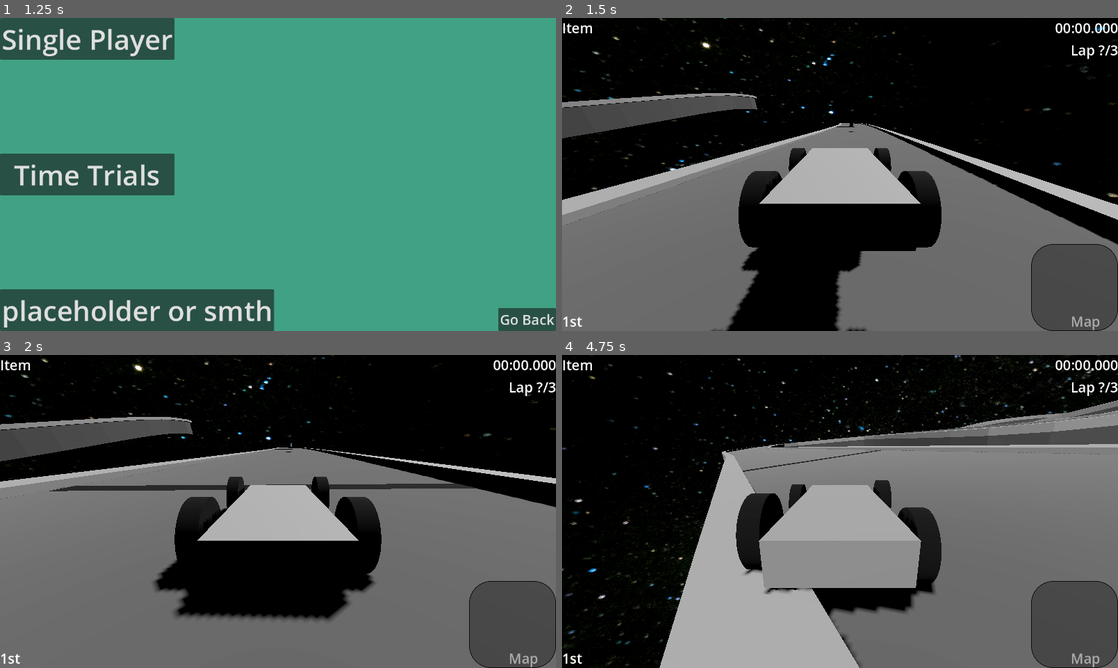
Above: before the commit, frames 1-4 (two rows, left to right).
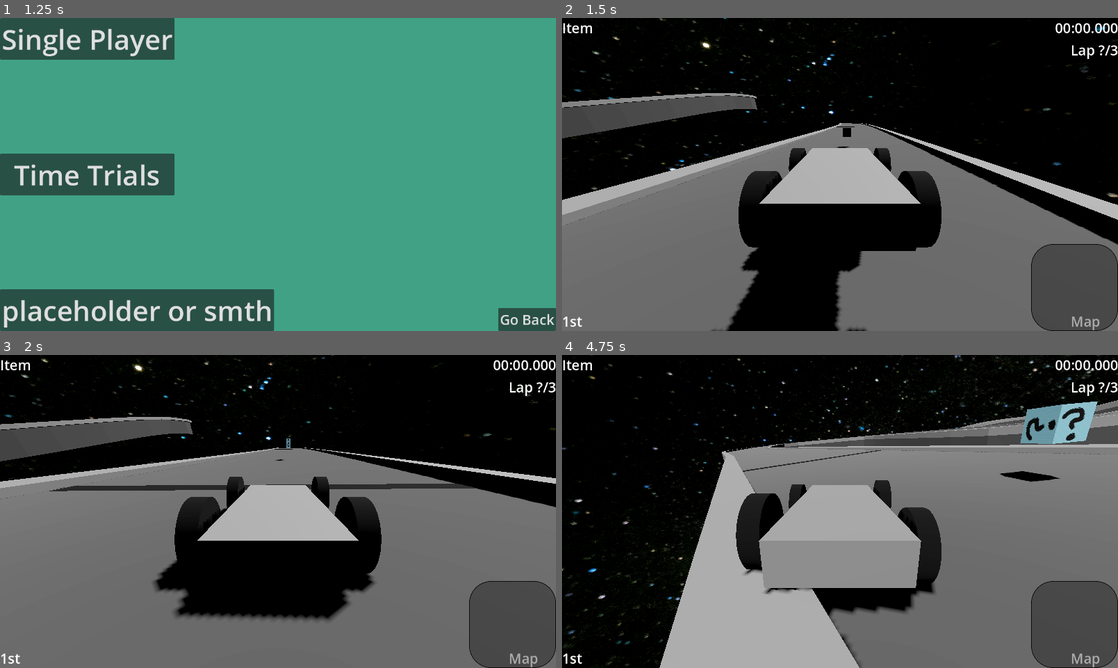
Above: after the commit, the same moments.

Repository: worcestertechnicalhighschool/kart-racer-origin
Game: Godot game, scene res://scenes/ui_scenes/menus/title_screen.tscn
Two runs of this game, one before a commit and one after it. Both use one fixed random seed, a clock stepped at 60 frames per second and the inputs below.
Inputs:
- Up to frame 1 (1.25 s): click "Single Player" at 0.5 s
- Up to frame 2 (1.5 s): click "Single Player" at 1.25 s
- Up to frame 3 (2 s): no input
- Up to frame 4 (4.75 s): hold D (right) 2.03-2.78 s; hold Shift (drift) 2.03-2.78 s; hold S (backward) 2.78-3.53 s; tap Shift (drift) at 2.85, 4.35 s; hold D (right) 3.53-4.28 s; hold Shift (drift) 3.53-4.28 s; hold W (forward) from 4.28 s (still down)

Frame 1 is identical in both runs. In frame 2, less than 0.1% of the frame differs, in the area x 49-53%, y 33-42%; in frame 3, less than 0.1%; in frame 4, 1.7%, in the area x 78-97%, y 14-41%.

Commit message:
animation wahoo

Diff:
--- a/scenes/map_scenes/curve_test.tscn
+++ b/scenes/map_scenes/curve_test.tscn
@@ -1,9 +1,8 @@
-[gd_scene load_steps=15 format=3 uid="uid://bydtpyflateb5"]
+[gd_scene load_steps=14 format=3 uid="uid://bydtpyflateb5"]
 
 [ext_resource type="PackedScene" uid="uid://dkuwcntbn4jl2" path="res://scenes/object_scenes/car.tscn" id="1_rflty"]
 [ext_resource type="Texture2D" uid="uid://b3jjiel6oe0xy" path="res://assets/images/skyboxes/skybox_finance.jpg" id="1_tl23f"]
 [ext_resource type="PackedScene" uid="uid://bgfoxm83j36w0" path="res://scenes/object_scenes/oil.tscn" id="3_85lhp"]
-[ext_resource type="PackedScene" uid="uid://4k54hc70v833" path="res://scenes/object_scenes/test_block.tscn" id="4_vwy1j"]
 [ext_resource type="PackedScene" uid="uid://bl7yp56hkp8e6" path="res://scenes/object_scenes/item_box.tscn" id="5_vu073"]
 
 [sub_resource type="PanoramaSkyMaterial" id="PanoramaSkyMaterial_tl4ks"]
@@ -133,7 +132,5 @@
 transform = Transform3D(1, 0, 0, 0, 1, 0, 0, 0, 1, -19.7655, 17.1795, -2.10855)
 shape = SubResource("ConvexPolygonShape3D_x5nv1")
 
-[node name="StaticBody3D" parent="." instance=ExtResource("4_vwy1j")]
-transform = Transform3D(1, 0, 0, 0, 1, 0, 0, 0, 1, 337.405, 18.7653, 231.962)
-
 [node name="ItemBox" parent="." instance=ExtResource("5_vu073")]
+transform = Transform3D(1, 0, 0, 0, 1, 0, 0, 0, 1, 346.981, 18.7061, 263.661)
--- a/scenes/object_scenes/item_box.tscn
+++ b/scenes/object_scenes/item_box.tscn
@@ -9,41 +9,12 @@
 
 [sub_resource type="BoxShape3D" id="BoxShape3D_4oaxx"]
 
-[sub_resource type="Animation" id="Animation_ebcok"]
-resource_name = "item_box_animation"
-length = 3.5
-loop_mode = 1
-tracks/0/type = "value"
-tracks/0/imported = false
-tracks/0/enabled = true
-tracks/0/path = NodePath(".:position")
-tracks/0/interp = 2
-tracks/0/loop_wrap = true
-tracks/0/keys = {
-"times": PackedFloat32Array(0, 1.5, 2, 3.5),
-"transitions": PackedFloat32Array(1, 1, 1, 1),
-"update": 0,
-"values": [Vector3(0, 0, 0), Vector3(0, 0.5, 0), Vector3(0, 0.530612, 0), Vector3(0, 0, 0)]
-}
-tracks/1/type = "value"
-tracks/1/imported = false
-tracks/1/enabled = true
-tracks/1/path = NodePath(".:rotation")
-tracks/1/interp = 1
-tracks/1/loop_wrap = true
-tracks/1/keys = {
-"times": PackedFloat32Array(0, 1.5, 3.5),
-"transitions": PackedFloat32Array(1, 1, 1),
-"update": 0,
-"values": [Vector3(0, 0, 0), Vector3(0, 3.14159, 0), Vector3(0, 6.28319, 0)]
-}
-
 [sub_resource type="Animation" id="Animation_je3f3"]
 length = 0.001
 tracks/0/type = "value"
 tracks/0/imported = false
 tracks/0/enabled = true
-tracks/0/path = NodePath(".:position")
+tracks/0/path = NodePath(".:rotation")
 tracks/0/interp = 1
 tracks/0/loop_wrap = true
 tracks/0/keys = {
@@ -52,17 +23,22 @@
 "update": 0,
 "values": [Vector3(0, 0, 0)]
 }
-tracks/1/type = "value"
-tracks/1/imported = false
-tracks/1/enabled = true
-tracks/1/path = NodePath(".:rotation")
-tracks/1/interp = 1
-tracks/1/loop_wrap = true
-tracks/1/keys = {
-"times": PackedFloat32Array(0),
-"transitions": PackedFloat32Array(1),
+
+[sub_resource type="Animation" id="Animation_ebcok"]
+resource_name = "item_box_animation"
+length = 3.5
+loop_mode = 1
+tracks/0/type = "value"
+tracks/0/imported = false
+tracks/0/enabled = true
+tracks/0/path = NodePath(".:rotation")
+tracks/0/interp = 1
+tracks/0/loop_wrap = true
+tracks/0/keys = {
+"times": PackedFloat32Array(0, 1.5, 3.5),
+"transitions": PackedFloat32Array(1, 1, 1),
 "update": 0,
-"values": [Vector3(0, 0, 0)]
+"values": [Vector3(0, 0, 0), Vector3(0, 3.14159, 0), Vector3(0, 6.28319, 0)]
 }
 
 [sub_resource type="AnimationLibrary" id="AnimationLibrary_qejuv"]
@@ -71,18 +47,16 @@
 "item_box_animation": SubResource("Animation_ebcok")
 }
 
-[node name="ItemBox" type="Node3D"]
+[node name="ItemBox" type="StaticBody3D"]
 script = ExtResource("1_a8dgl")
 
-[node name="StaticBody3D" type="StaticBody3D" parent="."]
-
-[node name="CSGBox3D" type="CSGBox3D" parent="StaticBody3D"]
+[node name="CSGBox3D" type="CSGBox3D" parent="."]
 transform = Transform3D(-1, 0, -1.50996e-07, 0, 1, 0, 1.50996e-07, 0, -1, 0, 0, 0)
 material_override = SubResource("StandardMaterial3D_pcbnn")
 
-[node name="Area3D" type="Area3D" parent="StaticBody3D"]
+[node name="Area3D" type="Area3D" parent="."]
 
-[node name="CollisionShape3D" type="CollisionShape3D" parent="StaticBody3D/Area3D"]
+[node name="CollisionShape3D" type="CollisionShape3D" parent="Area3D"]
 transform = Transform3D(1, 0, 0, 0, 2, 0, 0, 0, 1, 0, 0, 0)
 shape = SubResource("BoxShape3D_4oaxx")
 
@@ -92,4 +66,4 @@
 }
 autoplay = "item_box_animation"
 
-[connection signal="body_entered" from="StaticBody3D/Area3D" to="." method="_on_area_3d_body_entered"]
+[connection signal="body_entered" from="Area3D" to="." method="_on_area_3d_body_entered"]
--- a/scenes/object_scenes/test_block.tscn
+++ b/scenes/object_scenes/test_block.tscn
@@ -6,16 +6,8 @@
 albedo_texture = ExtResource("1_juruu")
 texture_filter = 0
 
-[sub_resource type="BoxShape3D" id="BoxShape3D_jiic5"]
+[node name="TestBlock" type="StaticBody3D"]
 
-[node name="StaticBody3D" type="StaticBody3D"]
-
-[node name="CSGBox3D2" type="CSGBox3D" parent="."]
+[node name="CSGBox3D" type="CSGBox3D" parent="."]
 transform = Transform3D(-1, 0, -8.74228e-08, 0, 1, 0, 8.74228e-08, 0, -1, 0, 0, 0)
 material_override = SubResource("StandardMaterial3D_3f5pk")
-
-[node name="Area3D2" type="Area3D" parent="."]
-
-[node name="CollisionShape3D" type="CollisionShape3D" parent="Area3D2"]
-transform = Transform3D(1, 0, 0, 0, 2, 0, 0, 0, 1, 0, 0, 0)
-shape = SubResource("BoxShape3D_jiic5")
--- a/scripts/item_box.gd
+++ b/scripts/item_box.gd
@@ -1,11 +1,46 @@
 extends Node3D
+
+@onready var original_position = position
+var tween_playing = false
 
 func _on_area_3d_body_entered(body: Node3D) -> void:
 	var inventory = body.find_child("Inventory")
 
-	print(inventory.get_property_list())
-
 	queue_free()
 
-func _process(delta: float) -> void:
-	print(position)
+func _process(_float) -> void:
+	if not tween_playing:
+		_start_tween()
+
+func _start_tween():
+	tween_playing = true
+
+	var position_tween_up = create_tween()
+	position_tween_up.set_trans(Tween.TRANS_QUAD)
+	position_tween_up.set_ease(Tween.EASE_IN)
+	position_tween_up.parallel().tween_property(
+		self,
+		"position",
+		Vector3(position.x, original_position.y + 0.5, position.z),
+		1.5
+	)
+
+	position_tween_up.tween_callback(_play_down_tween)
+
+func _play_down_tween():
+	await get_tree().create_timer(0.3).timeout
+
+	var position_tween_down = create_tween()
+	position_tween_down.set_trans(Tween.TRANS_QUAD)
+	position_tween_down.set_ease(Tween.EASE_OUT)
+	position_tween_down.parallel().tween_property(
+		self,
+		"position",
+		Vector3(position.x, original_position.y, position.z),
+		1.5
+	)
+
+	position_tween_down.tween_callback(_set_false)
+
+func _set_false():
+	tween_playing = false
Not shown: 1 places in scenes/object_scenes/test_block.tscn that only renumber resources
